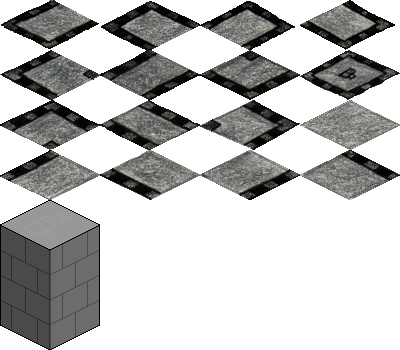
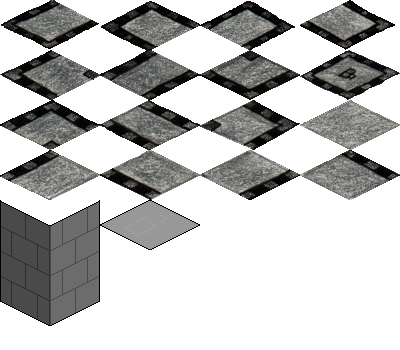
Before/after of a 400 × 350 layered artwork. What changed in the layer stack:
added layer "Upper Floor" above "Wall" over [100, 200, 200, 250]
painted on "Wall" over [0, 200, 100, 350]
